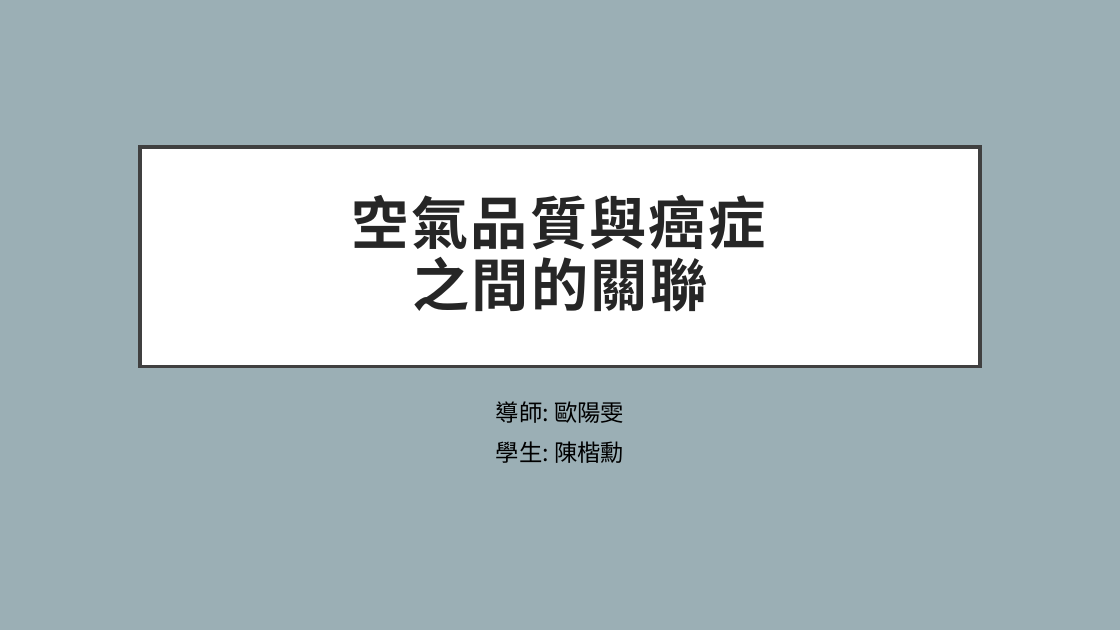
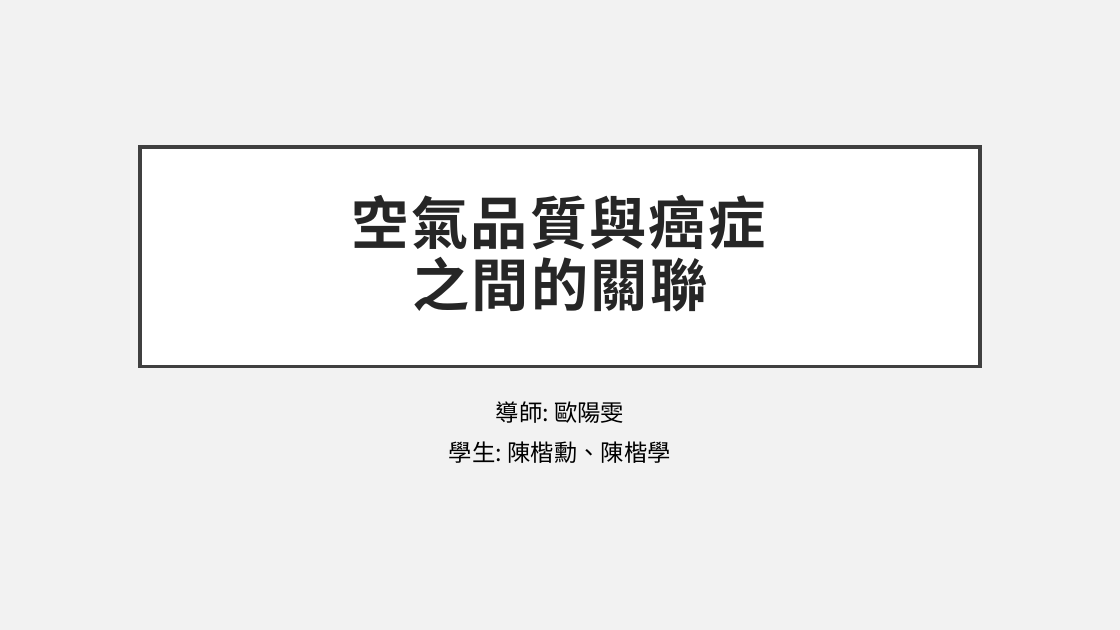
Before and after one commit to jasonfghx/lilicoco, a slide deck: slide 1 of 大學生/空氣品質與癌症之間的關聯.pptx. Drawn at 1120x630 pixels with LibreOffice and Linux fonts; fonts in the diff are those of the drawing. Boxes give left, top, right and bottom in pixels: in the first picture for what was removed or moved away, otherwise in the second. Text is boxed around its words. In the diff, an @@ line names an element or a change of style, - is before the commit and + after.

```diff
--- a/大學生/空氣品質與癌症之間的關聯.pptx
+++ b/大學生/空氣品質與癌症之間的關聯.pptx
@@ background #9BAFB5 to #F2F2F2 @@
@@ text at (449,441,671,463): text changed @@
-學生: 陳楷勳
+學生: 陳楷勳、陳楷學
```
Also in this commit, not shown: 9 other slides changed, 2 slides added.
